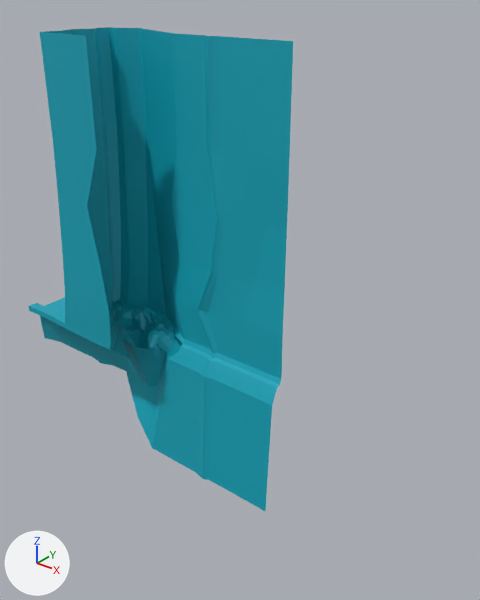
Two versions of the FBX model New Unity Project/Assets/3D Assets/Wall_left.fbx, one commit apart.
Before and after are seen from a 50 mm camera at (0.0879, -0.0711, 0.0583) aimed at (0.0266, 0.0056, 0.0107). Every picture has the same lights, and +X, +Y and +Z are marked at lower left. Where no turn or scale is listed for an object, it has been applied to the vertices. Vertices at the same position are counted once.

Names of what the first picture shows: 'Wall_Left_Comb1'.
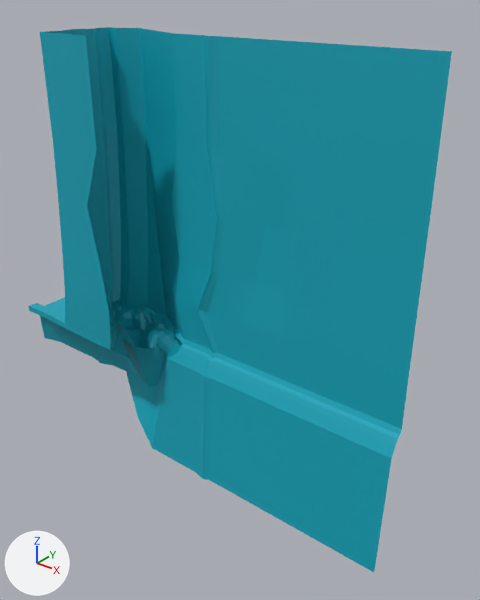
The newer file is also turned or shifted as a whole; pictures and numbers use the older file's frame.

What the commit changed:
me_mesh is used by ob_wall_left_comb1; location (-0.0156, 0.0, 0.0).
me_mesh had 1259 vertices, 1137 faces and spanned x -0.0015..0.0523, y -0.0071..0.0111, z -0.0247..0.0509.
me_mesh now has 1295 vertices, 1170 faces and spans x -0.0015..0.0733, y -0.0071..0.0111, z -0.0247..0.0509.
Part 1, on me_mesh:
12 new vertices lie (0.007, 0.0, 0.0) away from vertices in x 0.0523, y 0.0001..0.0039, z -0.0247..0.0509.
12 new vertices lie (0.0073, 0.0, 0.0) away from vertices in x 0.0593, y 0.0001..0.0039, z -0.0247..0.0509.
12 new vertices lie (0.0067, 0.0, 0.0) away from vertices in x 0.0666, y 0.0001..0.0039, z -0.0247..0.0509.
33 new faces join them.

Changed parts and their boxes [x1, y1, x2, y2] in the pictures (480 x 600 px):
'Wall_Left_Comb1', reshaped (60% wider, 13% taller): before [29, 27, 293, 511]; after [29, 27, 452, 572]
part 1 of me_mesh, added (cyan): after [265, 41, 452, 572]
